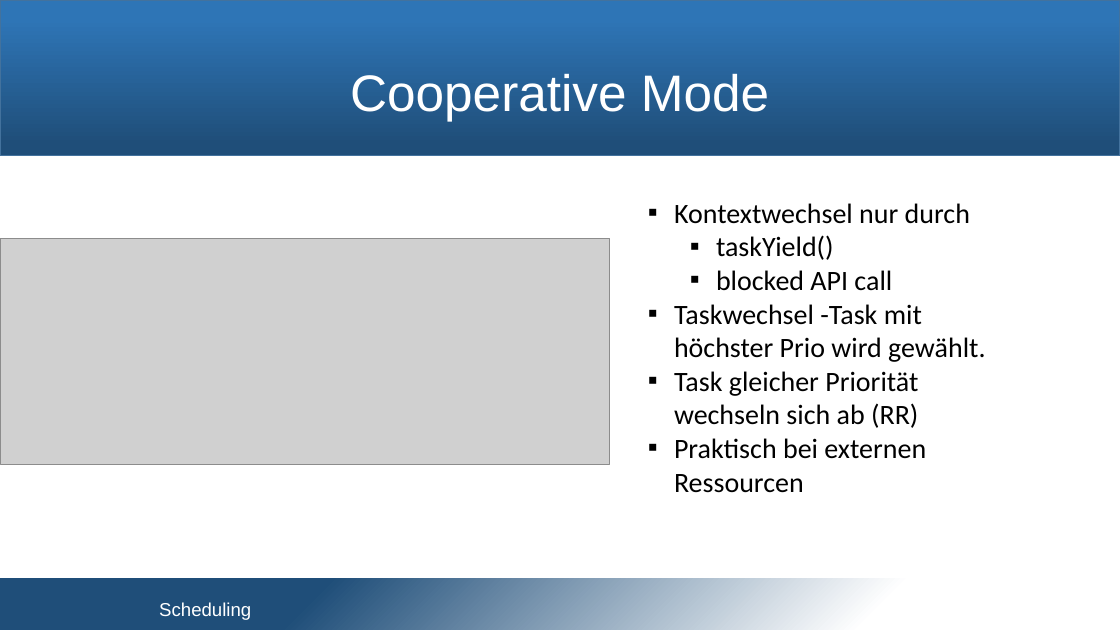
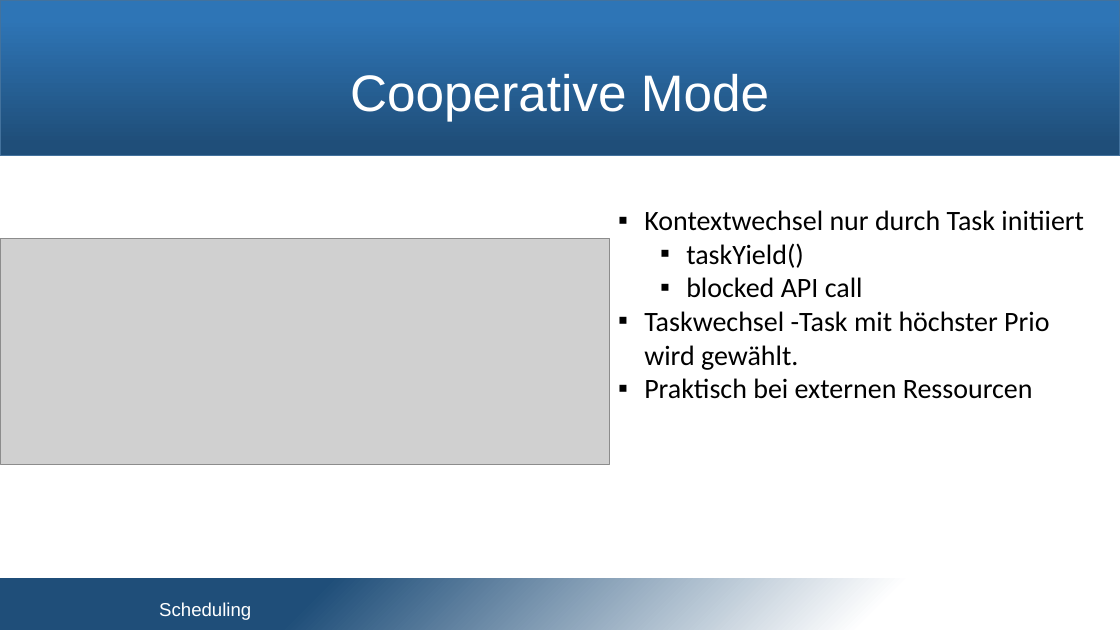
Before and after one commit to snobz/Seminar_BS_2017, a slide deck: slide 18 of Päsi/Seminar Betriebssysteme.pptx. Drawn at 1120x630 pixels with LibreOffice and Linux fonts; fonts in the diff are those of the drawing; grey boxes stand for pictures; background and template pictures are left out. Boxes give left, top, right and bottom in pixels: in the first picture for what was removed or moved away, otherwise in the second. Text is boxed around its words. In the diff, an @@ line names an element or a change of style, - is before the commit and + after.

```diff
--- a/Päsi/Seminar Betriebssysteme.pptx
+++ b/Päsi/Seminar Betriebssysteme.pptx
@@ text "Kontextwechsel nur durch Task initiiert": place and size @@
-text "Kontextwechsel nur durch Task initiiert" at [674,203,985,493]
+text "Kontextwechsel nur durch Task initiiert" at [644,210,1084,399]
@@ text at [644,210,1084,231]: text changed @@
-▪ Kontextwechsel nur durch
+▪ Kontextwechsel nur durch Task initiiert
@@ text at [674,371,918,428]: paragraph removed @@
-▪ Task gleicher Priorität wechseln sich ab (RR)
```
Also in this commit, not shown: 6 other slides changed.
